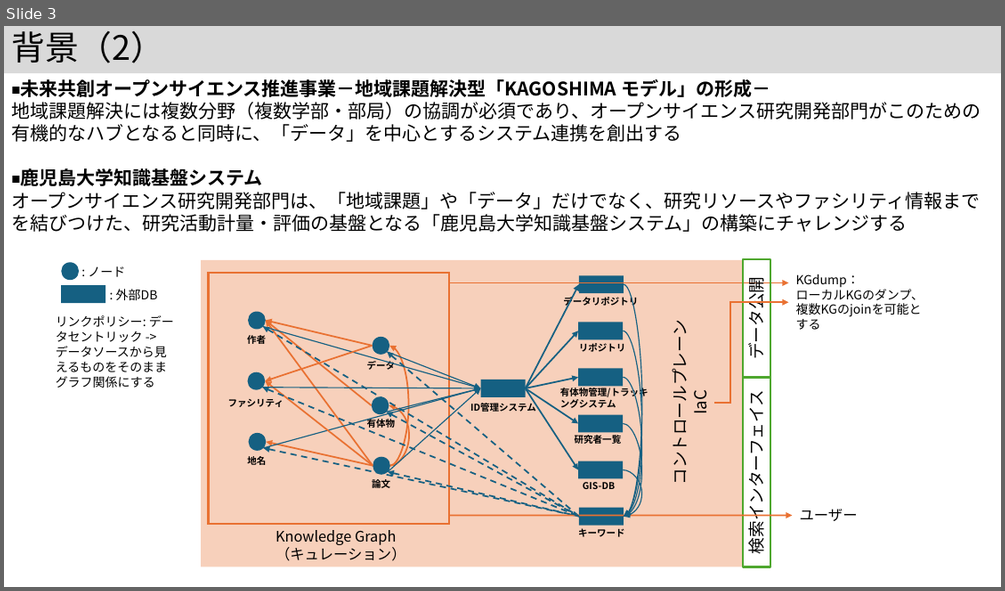
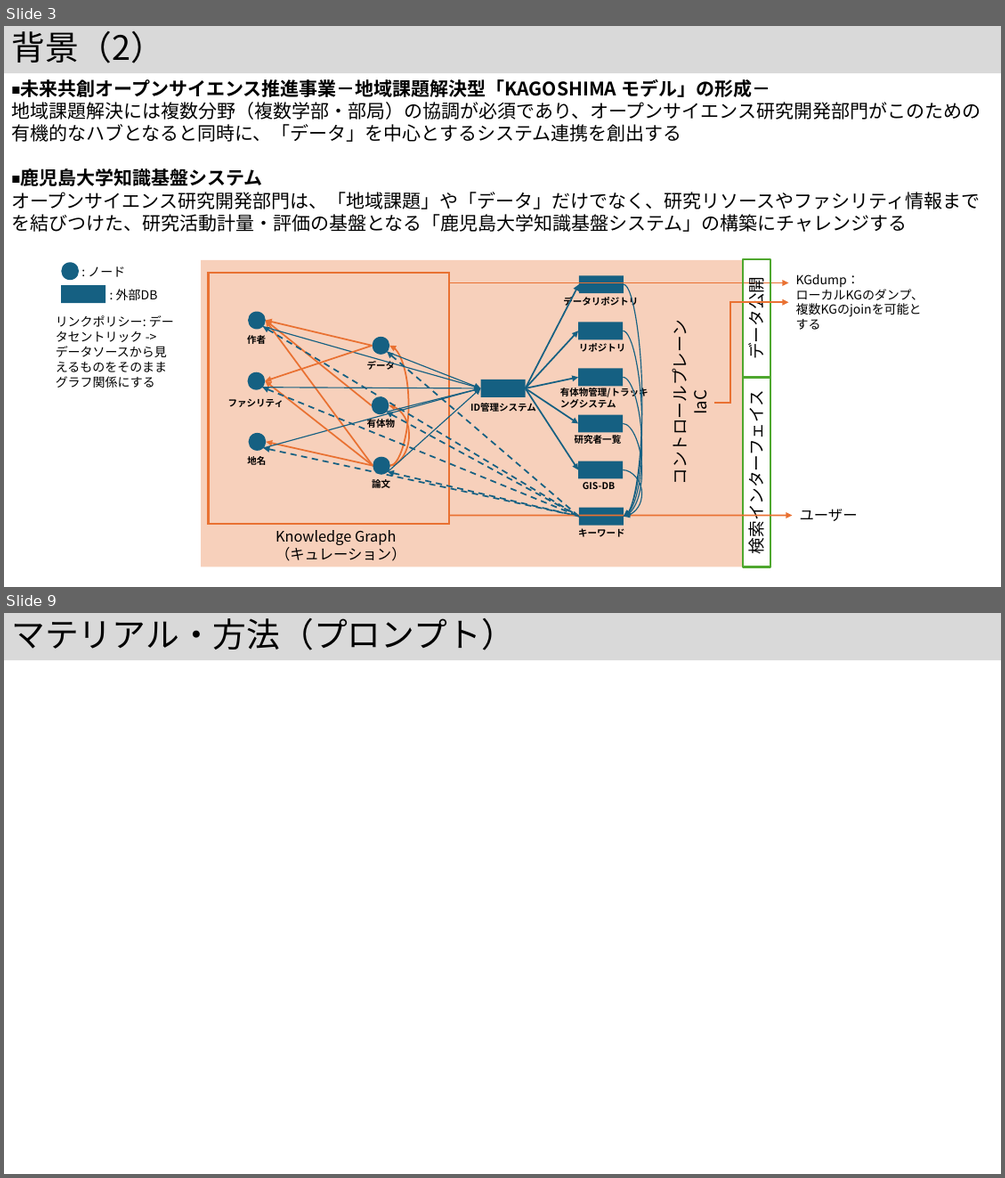
Before and after one commit to kouamano/nihongo-region-name-extract, a slide deck: jsik2026taikai.pptx. Shown one above the other, each under a label of ours: slide 3 before the commit, slides 3 and 9 after it; the slides between them are not shown. The pictures are 1005x591 and 1005x1178 pixels, drawn with LibreOffice and Linux fonts; fonts in the diff are those of the drawing. Boxes give left, top, right and bottom in pixels: in the first picture for what was removed or moved away, otherwise in the second. Text is boxed around its words. In the diff, an @@ line names an element or a change of style, - is before the commit and + after.

```diff
--- a/jsik2026taikai.pptx
+++ b/jsik2026taikai.pptx
@@ slide 9 added at bbox=[4, 613, 1001, 1174], background #FFFFFF @@
@@ title added at bbox=[4, 613, 1001, 660], fill #D9D9D9, 32.4 pt, text #000000 @@
+マテリアル・方法（プロンプト）
```
Also in this commit, not shown: 3 slides changed, 5 other slides added, 1 other file.
